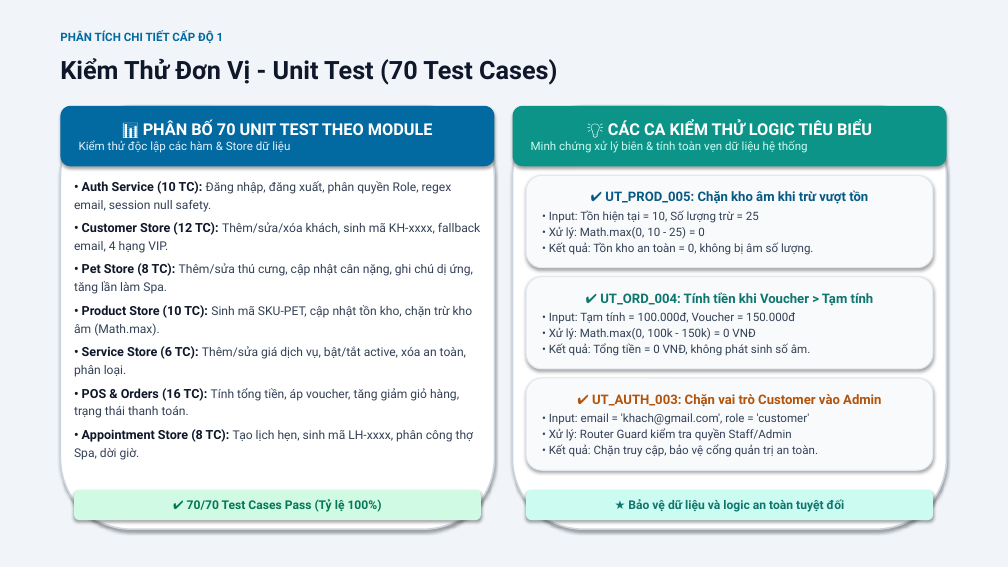
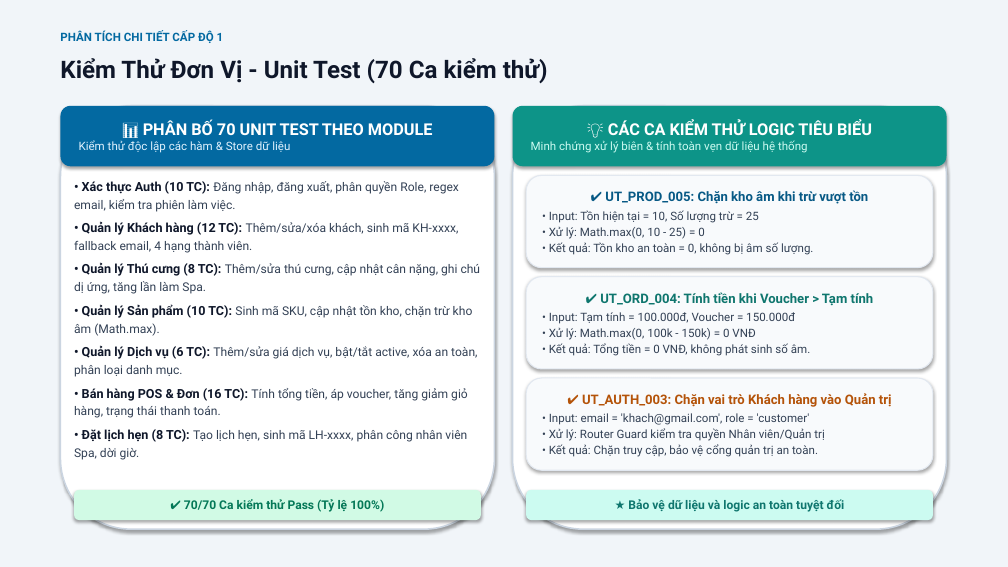
Before and after one commit to xuanmanh398/KiemThuPhanMem, a slide deck: slide 6 of BaoCao/Slide_BaoCao_DeTai4_Nhom9.pptx. Drawn at 1008x567 pixels with LibreOffice and Linux fonts; fonts in the diff are those of the drawing. Boxes give left, top, right and bottom in pixels: in the first picture for what was removed or moved away, otherwise in the second. Text is boxed around its words. In the diff, an @@ line names an element or a change of style, - is before the commit and + after.

```diff
--- a/BaoCao/Slide_BaoCao_DeTai4_Nhom9.pptx
+++ b/BaoCao/Slide_BaoCao_DeTai4_Nhom9.pptx
@@ text at <box>60,58,548,83</box>: text changed; size 24 to 23 pt @@
-Kiểm Thử Đơn Vị - Unit Test (70 Test Cases)
+Kiểm Thử Đơn Vị - Unit Test (70 Ca kiểm thử)
@@ text at <box>74,181,481,460</box>: text changed @@
-• Auth Service (10 TC): Đăng nhập, đăng xuất, phân quyền Role, regex email, session null safety.
-• Customer Store (12 TC): Thêm/sửa/xóa khách, sinh mã KH-xxxx, fallback email, 4 hạng VIP.
-• Pet Store (8 TC): Thêm/sửa thú cưng, cập nhật cân nặng, ghi chú dị ứng, tăng lần làm Spa.
-• Product Store (10 TC): Sinh mã SKU-PET, cập nhật tồn kho, chặn trừ kho âm (Math.max).
-• Service Store (6 TC): Thêm/sửa giá dịch vụ, bật/tắt active, xóa an toàn, phân loại.
-• POS & Orders (16 TC): Tính tổng tiền, áp voucher, tăng giảm giỏ hàng, trạng thái thanh toán.
-• Appointment Store (8 TC): Tạo lịch hẹn, sinh mã LH-xxxx, phân công thợ Spa, dời giờ.
+• Xác thực Auth (10 TC): Đăng nhập, đăng xuất, phân quyền Role, regex email, kiểm tra phiên làm việc.
+• Quản lý Khách hàng (12 TC): Thêm/sửa/xóa khách, sinh mã KH-xxxx, fallback email, 4 hạng thành viên.
+• Quản lý Thú cưng (8 TC): Thêm/sửa thú cưng, cập nhật cân nặng, ghi chú dị ứng, tăng lần làm Spa.
+• Quản lý Sản phẩm (10 TC): Sinh mã SKU, cập nhật tồn kho, chặn trừ kho âm (Math.max).
+• Quản lý Dịch vụ (6 TC): Thêm/sửa giá dịch vụ, bật/tắt active, xóa an toàn, phân loại danh mục.
+• Bán hàng POS & Đơn (16 TC): Tính tổng tiền, áp voucher, tăng giảm giỏ hàng, trạng thái thanh toán.
+• Đặt lịch hẹn (8 TC): Tạo lịch hẹn, sinh mã LH-xxxx, phân công nhân viên Spa, dời giờ.
@@ text in rounded rectangle at <box>549,393,892,457</box>: text changed @@
-✔ UT_AUTH_003: Chặn vai trò Customer vào Admin
-• Input: email = 'khach@gmail.com', role = 'customer'
-• Xử lý: Router Guard kiểm tra quyền Staff/Admin
-• Kết quả: Chặn truy cập, bảo vệ cổng quản trị an toàn.
+✔ UT_AUTH_003: Chặn vai trò Khách hàng vào Quản trị
+• Input: email = 'khach@gmail.com', role = 'customer'
+• Xử lý: Router Guard kiểm tra quyền Nhân viên/Quản trị
+• Kết quả: Chặn truy cập, bảo vệ cổng quản trị an toàn.
@@ text in rounded rectangle at <box>184,499,384,512</box>: text changed @@
-✔ 70/70 Test Cases Pass (Tỷ lệ 100%)
+✔ 70/70 Ca kiểm thử Pass (Tỷ lệ 100%)
```
Also in this commit, not shown: 11 other slides changed.
